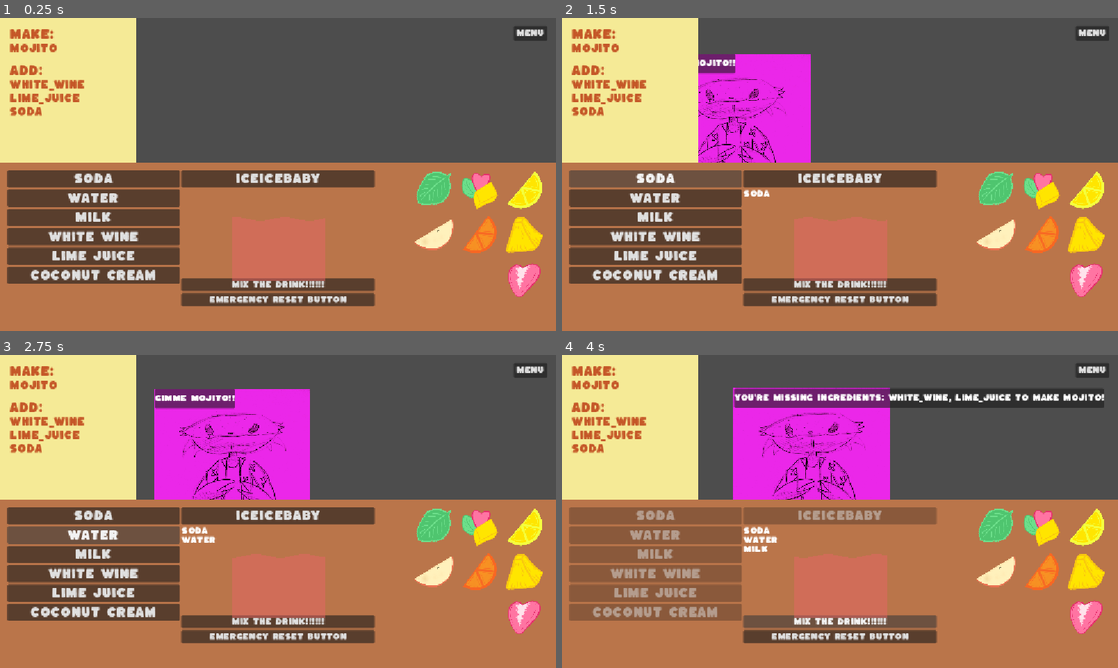
Above: before the commit, frames 1-4 (two rows, left to right).
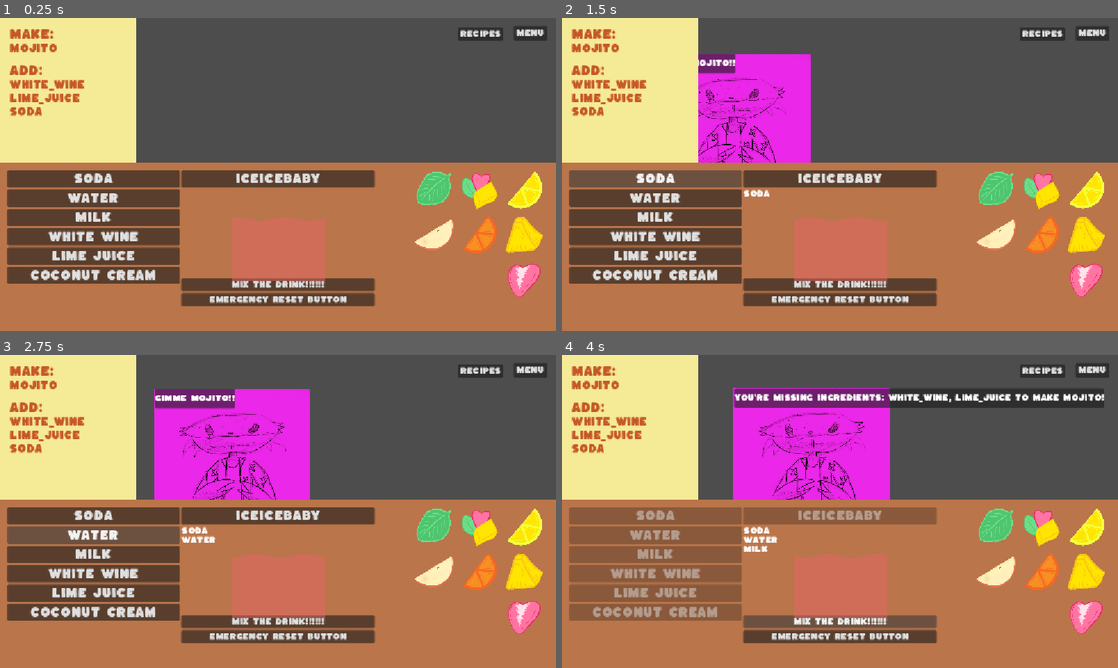
Above: after the commit, the same moments.

Repository: scumpiest/scammy-drink
Game: Godot game, scene res://scenes/crafting/counter_ui.tscn
Same seed, same stepped clock (60 frames per second), same inputs: the game is played once before the commit and once after it. The engine's default icon, where the game draws it, is replaced by a stand-in: a white triangle on a blue panel in a dark square.
Inputs (mouse positions are in pixels of both pictures, inside the frame that each line leads up to):
- Up to frame 1 (0.25 s): no input
- Up to frame 2 (1.5 s): click (1040, 33) at 0.5 s, where only the run after the commit has a clickable "Recipes"; click "Soda" at 1.25 s
- Up to frame 3 (2.75 s): click "Water" at 2 s
- Up to frame 4 (4 s): click "Milk" at 2.75 s; click "MIX THE DRINK!!!!!!" at 3.5 s

The runs differ from the first frame. In frame 1, 0.3% of the frame differs, in the area x 82-91%, y 3-8%; in frame 2, 0.3%; in frame 3, 0.3%; in frame 4, 0.3%.

Commit message:
Recipe Book

Diff:
--- a/scenes/crafting/counter_ui.tscn
+++ b/scenes/crafting/counter_ui.tscn
@@ -5,6 +5,7 @@
 [ext_resource type="PackedScene" uid="uid://x6l2s2cjh6tm" path="res://scenes/customers/crabby.tscn" id="2_ccn5l"]
 [ext_resource type="PackedScene" uid="uid://0dr0j1p35u0x" path="res://scenes/crafting/notes.tscn" id="3_8ubsl"]
 [ext_resource type="AudioStream" uid="uid://x5pn66qvwi4a" path="res://assets/Bossa Nova Beach.mp3" id="4_ccn5l"]
+[ext_resource type="PackedScene" uid="uid://6i5g71ol7d6e" path="res://scenes/ui/recipe_book.tscn" id="6_p5jpt"]
 
 [node name="CounterUi" type="Control" unique_id=1949816307]
 layout_mode = 3
@@ -51,4 +52,16 @@
 
 [node name="GlassIngredients" type="Node" parent="." unique_id=517205420]
 
+[node name="RecipeBook" parent="." unique_id=1904256542 instance=ExtResource("6_p5jpt")]
+visible = false
+layout_mode = 1
+
+[node name="Button" type="Button" parent="." unique_id=1168115412]
+layout_mode = 0
+offset_left = 949.0
+offset_top = 20.0
+offset_right = 1042.0
+offset_bottom = 47.0
+text = "Recipes"
+
 [connection signal="pressed" from="MainMenuButton" to="." method="_on_main_menu_button_pressed"]
--- /dev/null
+++ b/scenes/ui/recipe_book.tscn
@@ -0,0 +1,83 @@
+[gd_scene format=3 uid="uid://6i5g71ol7d6e"]
+
+[ext_resource type="Texture2D" uid="uid://d2ldg6cutsgia" path="res://assets/Recipebook.png" id="1_nert6"]
+[ext_resource type="PackedScene" uid="uid://da7amgp4n03hy" path="res://scenes/ui/recipe_drink.tscn" id="2_at7yq"]
+[ext_resource type="Texture2D" uid="uid://bdgya53trigto" path="res://assets/Es_Teler.jpeg" id="3_ajw2t"]
+[ext_resource type="Texture2D" uid="uid://bmexo2b2e4u07" path="res://assets/Lemonade.jpeg" id="4_fts6g"]
+[ext_resource type="Texture2D" uid="uid://dvymx6k8wq45l" path="res://assets/Pina_Colada.jpeg" id="5_smri7"]
+
+[node name="RecipeBook" type="Control" unique_id=1904256542]
+layout_mode = 3
+anchors_preset = 15
+anchor_right = 1.0
+anchor_bottom = 1.0
+offset_left = 3.0
+offset_top = 1.0
+offset_right = 3.0
+offset_bottom = 1.0
+grow_horizontal = 2
+grow_vertical = 2
+
+[node name="TextureRect" type="TextureRect" parent="." unique_id=1044099752]
+layout_mode = 0
+offset_left = -4.0
+offset_top = 2.0
+offset_right = 1149.0
+offset_bottom = 652.0
+texture = ExtResource("1_nert6")
+expand_mode = 1
+
+[node name="CenterContainer" type="CenterContainer" parent="." unique_id=1623077787]
+layout_mode = 0
+offset_right = 1149.0
+offset_bottom = 648.0
+
+[node name="MarginContainer" type="MarginContainer" parent="CenterContainer" unique_id=1842591488]
+layout_mode = 2
+
+[node name="HBoxContainer" type="HBoxContainer" parent="CenterContainer/MarginContainer" unique_id=1850007432]
+layout_mode = 2
+theme_override_constants/separation = 50
+
+[node name="GridContainer" type="GridContainer" parent="CenterContainer/MarginContainer/HBoxContainer" unique_id=1710452061]
+layout_mode = 2
+theme_override_constants/h_separation = 22
+theme_override_constants/v_separation = 22
+columns = 2
+
+[node name="Panel" parent="CenterContainer/MarginContainer/HBoxContainer/GridContainer" unique_id=1287656366 instance=ExtResource("2_at7yq")]
+layout_mode = 2
+new_name = "Cedevita"
+
+[node name="Panel2" parent="CenterContainer/MarginContainer/HBoxContainer/GridContainer" unique_id=253644735 instance=ExtResource("2_at7yq")]
+layout_mode = 2
+new_name = "Es Teler"
+new_sprite = ExtResource("3_ajw2t")
+
+[node name="Panel3" parent="CenterContainer/MarginContainer/HBoxContainer/GridContainer" unique_id=1855719380 instance=ExtResource("2_at7yq")]
+layout_mode = 2
+new_name = "Lemonade"
+new_sprite = ExtResource("4_fts6g")
+
+[node name="Panel4" parent="CenterContainer/MarginContainer/HBoxContainer/GridContainer" unique_id=1615912949 instance=ExtResource("2_at7yq")]
+layout_mode = 2
+new_name = "Pina Colada"
+new_sprite = ExtResource("5_smri7")
+
+[node name="GridContainer2" type="GridContainer" parent="CenterContainer/MarginContainer/HBoxContainer" unique_id=1153966631]
+layout_mode = 2
+theme_override_constants/h_separation = 22
+theme_override_constants/v_separation = 22
+columns = 2
+
+[node name="Panel" parent="CenterContainer/MarginContainer/HBoxContainer/GridContainer2" unique_id=1936858861 instance=ExtResource("2_at7yq")]
+layout_mode = 2
+
+[node name="Panel2" parent="CenterContainer/MarginContainer/HBoxContainer/GridContainer2" unique_id=974716749 instance=ExtResource("2_at7yq")]
+layout_mode = 2
+
+[node name="Panel3" parent="CenterContainer/MarginContainer/HBoxContainer/GridContainer2" unique_id=327170429 instance=ExtResource("2_at7yq")]
+layout_mode = 2
+
+[node name="Panel4" parent="CenterContainer/MarginContainer/HBoxContainer/GridContainer2" unique_id=1902720067 instance=ExtResource("2_at7yq")]
+layout_mode = 2
--- /dev/null
+++ b/scenes/ui/recipe_drink.gd
@@ -0,0 +1,11 @@
+extends PanelContainer
+
+@onready var drink_name: Label = $VBoxContainer/MarginContainer2/DrinkName
+@onready var drink_sprite: TextureRect = $VBoxContainer/DrinkSprite
+
+@export var new_name: String
+@export var new_sprite: Texture
+
+func _ready() -> void:
+	drink_name.text = new_name
+	drink_sprite.texture = new_sprite
--- /dev/null
+++ b/scenes/ui/recipe_drink.tscn
@@ -0,0 +1,105 @@
+[gd_scene format=3 uid="uid://da7amgp4n03hy"]
+
+[ext_resource type="Script" uid="uid://cm8holyvjei1f" path="res://scenes/ui/recipe_drink.gd" id="1_4yp0v"]
+[ext_resource type="Texture2D" uid="uid://bvjtrqphkctel" path="res://assets/Cedevita.jpeg" id="1_hbq0a"]
+[ext_resource type="Texture2D" uid="uid://cooqdx6shbe7o" path="res://assets/star_filled.png" id="3_ql266"]
+[ext_resource type="Texture2D" uid="uid://bgvgumy21wkrl" path="res://assets/star_empty.png" id="4_6olb0"]
+
+[sub_resource type="StyleBoxFlat" id="StyleBoxFlat_poj4g"]
+bg_color = Color(1, 0.83137256, 0.34901962, 1)
+
+[node name="RecipeDrink" type="PanelContainer" unique_id=1287656366]
+custom_minimum_size = Vector2(200, 200)
+offset_right = 146.0
+offset_bottom = 28.0
+theme_override_styles/panel = SubResource("StyleBoxFlat_poj4g")
+script = ExtResource("1_4yp0v")
+new_sprite = ExtResource("1_hbq0a")
+
+[node name="VBoxContainer" type="VBoxContainer" parent="." unique_id=1506464893]
+layout_mode = 2
+
+[node name="MarginContainer2" type="MarginContainer" parent="VBoxContainer" unique_id=30161871]
+layout_mode = 2
+theme_override_constants/margin_top = 10
+
+[node name="DrinkName" type="Label" parent="VBoxContainer/MarginContainer2" unique_id=1374905147]
+layout_mode = 2
+theme_override_font_sizes/font_size = 24
+text = "Cedevita"
+horizontal_alignment = 1
+
+[node name="DrinkSprite" type="TextureRect" parent="VBoxContainer" unique_id=1887264911]
+custom_minimum_size = Vector2(110, 150)
+layout_mode = 2
+size_flags_horizontal = 4
+texture = ExtResource("1_hbq0a")
+expand_mode = 1
+stretch_mode = 4
+
+[node name="MarginContainer" type="MarginContainer" parent="VBoxContainer" unique_id=1343480359]
+layout_mode = 2
+theme_override_constants/margin_left = 50
+theme_override_constants/margin_right = 50
+theme_override_constants/margin_bottom = 10
+
+[node name="HBoxContainer" type="HBoxContainer" parent="VBoxContainer/MarginContainer" unique_id=234189986]
+layout_mode = 2
+alignment = 1
+
+[node name="MarginContainer" type="MarginContainer" parent="VBoxContainer/MarginContainer/HBoxContainer" unique_id=1219817706]
+layout_mode = 2
+
+[node name="Star1Filled" type="TextureRect" parent="VBoxContainer/MarginContainer/HBoxContainer/MarginContainer" unique_id=1249755921]
+custom_minimum_size = Vector2(30, 30)
+layout_mode = 2
+size_flags_horizontal = 3
+texture = ExtResource("3_ql266")
+expand_mode = 1
+stretch_mode = 4
+
+[node name="Star1Empty" type="TextureRect" parent="VBoxContainer/MarginContainer/HBoxContainer/MarginContainer" unique_id=1185383183]
+custom_minimum_size = Vector2(30, 30)
+layout_mode = 2
+size_flags_horizontal = 3
+texture = ExtResource("4_6olb0")
+expand_mode = 1
+stretch_mode = 4
+
+[node name="MarginContainer3" type="MarginContainer" parent="VBoxContainer/MarginContainer/HBoxContainer" unique_id=74927638]
+layout_mode = 2
+
+[node name="Star2Filled" type="TextureRect" parent="VBoxContainer/MarginContainer/HBoxContainer/MarginContainer3" unique_id=212637369]
+custom_minimum_size = Vector2(30, 30)
+layout_mode = 2
+size_flags_horizontal = 3
+texture = ExtResource("3_ql266")
+expand_mode = 1
+stretch_mode = 4
+
+[node name="Star2Empty" type="TextureRect" parent="VBoxContainer/MarginContainer/HBoxContainer/MarginContainer3" unique_id=253416231]
+custom_minimum_size = Vector2(30, 30)
+layout_mode = 2
+size_flags_horizontal = 3
+texture = ExtResource("4_6olb0")
+expand_mode = 1
+stretch_mode = 4
+
+[node name="MarginContainer2" type="MarginContainer" parent="VBoxContainer/MarginContainer/HBoxContainer" unique_id=553345281]
+layout_mode = 2
+
+[node name="Star3Filled" type="TextureRect" parent="VBoxContainer/MarginContainer/HBoxContainer/MarginContainer2" unique_id=2088616222]
+custom_minimum_size = Vector2(30, 30)
+layout_mode = 2
+size_flags_horizontal = 3
+texture = ExtResource("3_ql266")
+expand_mode = 1
+stretch_mode = 4
+
+[node name="Star3Empty" type="TextureRect" parent="VBoxContainer/MarginContainer/HBoxContainer/MarginContainer2" unique_id=1854867896]
+custom_minimum_size = Vector2(30, 30)
+layout_mode = 2
+size_flags_horizontal = 3
+texture = ExtResource("4_6olb0")
+expand_mode = 1
+stretch_mode = 4
Binary file added: assets/Cedevita.jpeg
Not shown, added: assets/Cedevita.jpeg.import
Binary file added: assets/Es_Teler.jpeg
Not shown, added: assets/Es_Teler.jpeg.import
Binary file added: assets/Lemonade.jpeg
Not shown, added: assets/Lemonade.jpeg.import
Binary file added: assets/Pina_Colada.jpeg
Not shown, added: assets/Pina_Colada.jpeg.import
Binary file added: assets/Recipebook.png
Not shown, added: assets/Recipebook.png.import
Binary file added: assets/star_empty.png
Not shown, added: assets/star_empty.png.import
(and 3 more such lines)
